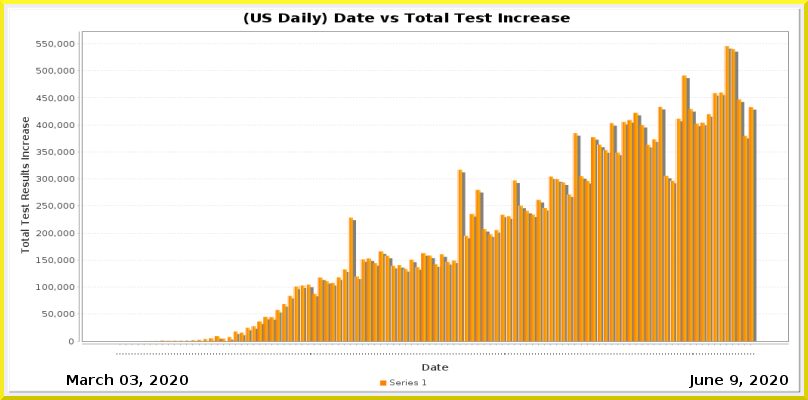
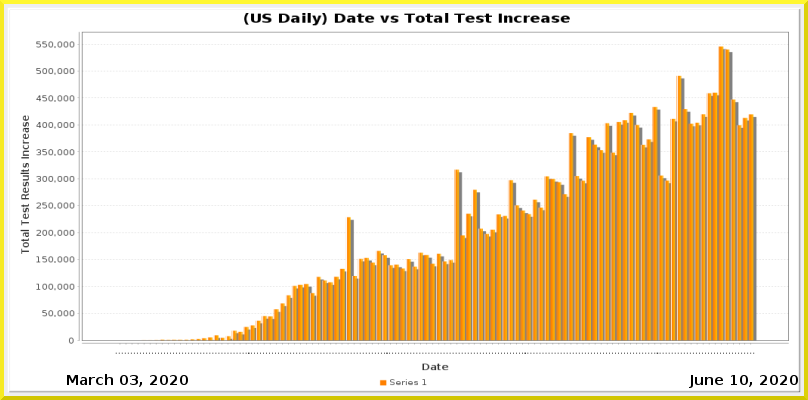
Layer changes from the first 808x400 image to the second:
painted on "Current Date" over [730, 375, 798, 387]
painted on "Date_vs_TestIncrease.png" over [9, 8, 801, 393]
